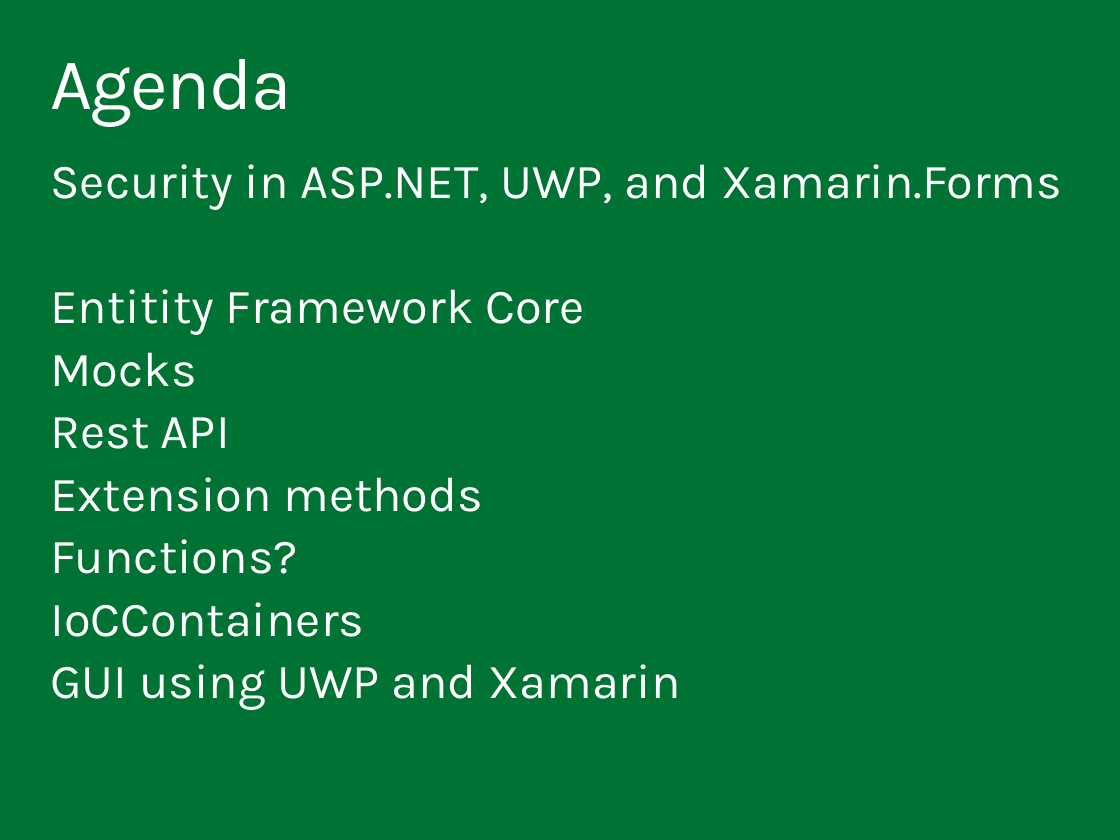
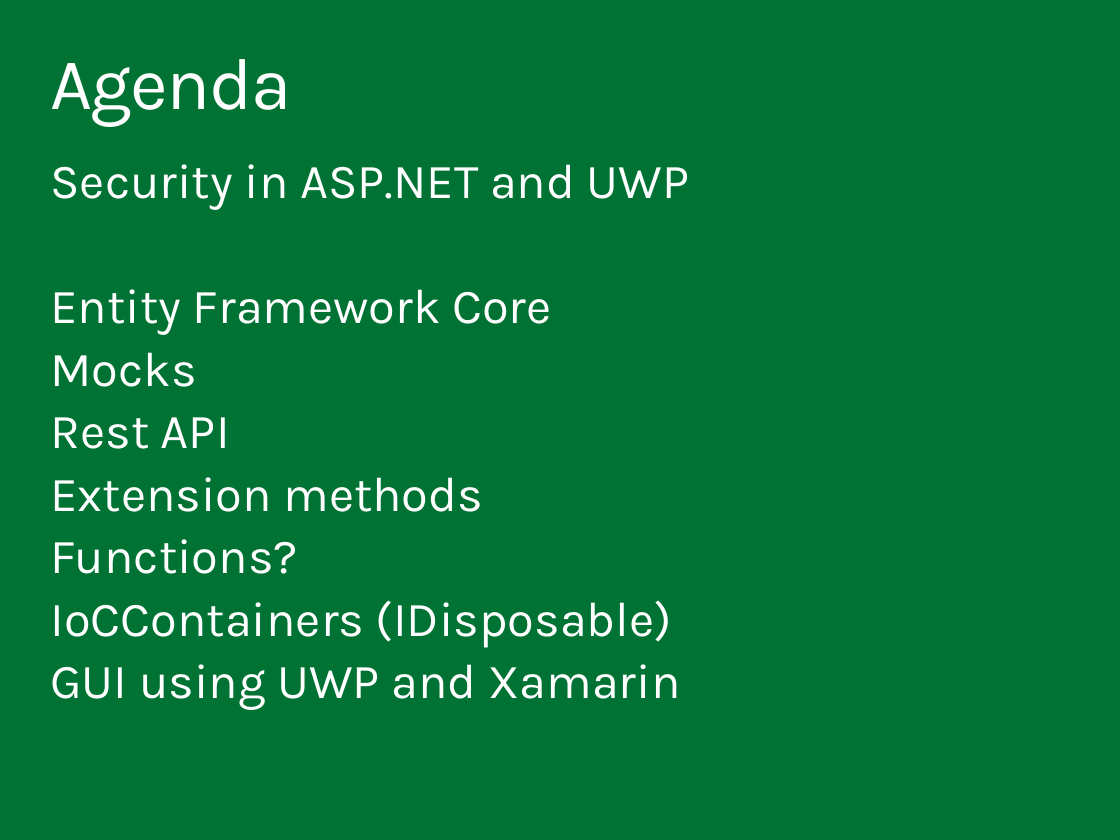
Before and after one commit to ondfisk/BDSA2017, a slide deck: slide 2 of Slides/Lecture11 - CSharp Redux.pptx. Drawn at 1120x840 pixels with LibreOffice and Linux fonts; fonts in the diff are those of the drawing. Boxes give left, top, right and bottom in pixels: in the first picture for what was removed or moved away, otherwise in the second. Text is boxed around its words. In the diff, an @@ line names an element or a change of style, - is before the commit and + after.

```diff
--- a/Slides/Lecture11 - CSharp Redux.pptx
+++ b/Slides/Lecture11 - CSharp Redux.pptx
@@ text at box(50, 164, 690, 335): text changed @@
-Security in ASP.NET, UWP, and Xamarin.Forms
-Entitity Framework Core
+Security in ASP.NET and UWP
+Entity Framework Core
@@ text at box(50, 600, 672, 648): text changed @@
-IoCContainers
+IoCContainers (IDisposable)
```
Also in this commit, not shown: 17 other files.
